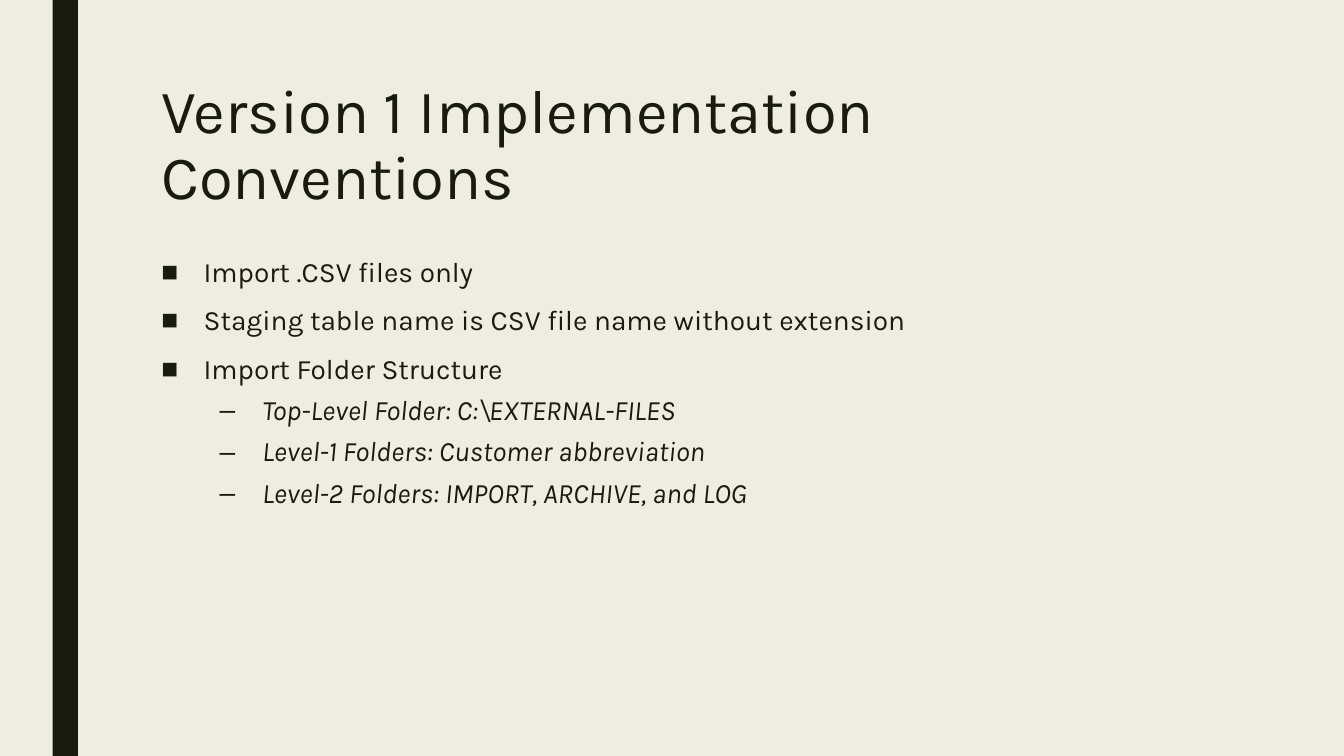
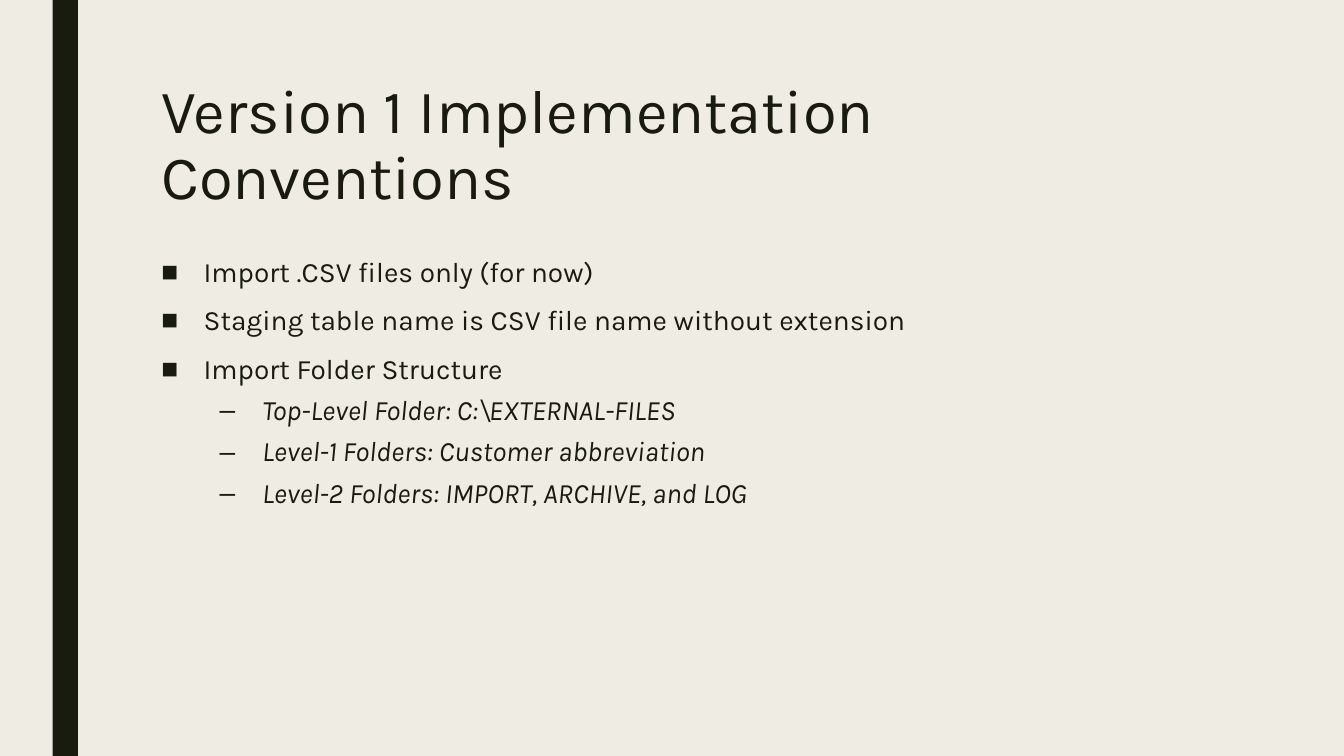
Before and after one commit to agent86ray/PowerShell-ETL-Framework, a slide deck: slide 6 of Powershell ETL framework.pptx (slide 5 before the commit). Drawn at 1344x756 pixels with LibreOffice and Linux fonts; fonts in the diff are those of the drawing. Boxes give left, top, right and bottom in pixels: in the first picture for what was removed or moved away, otherwise in the second. Text is boxed around its words. In the diff, an @@ line names an element or a change of style, - is before the commit and + after.

```diff
--- a/Powershell ETL framework.pptx
+++ b/Powershell ETL framework.pptx
@@ text at (204, 262, 594, 289): text changed @@
-■ Import .CSV files only
+■ Import .CSV files only (for now)
```
Also in this commit, not shown: 3 other slides changed, 2 slides added, 1 slide removed.
